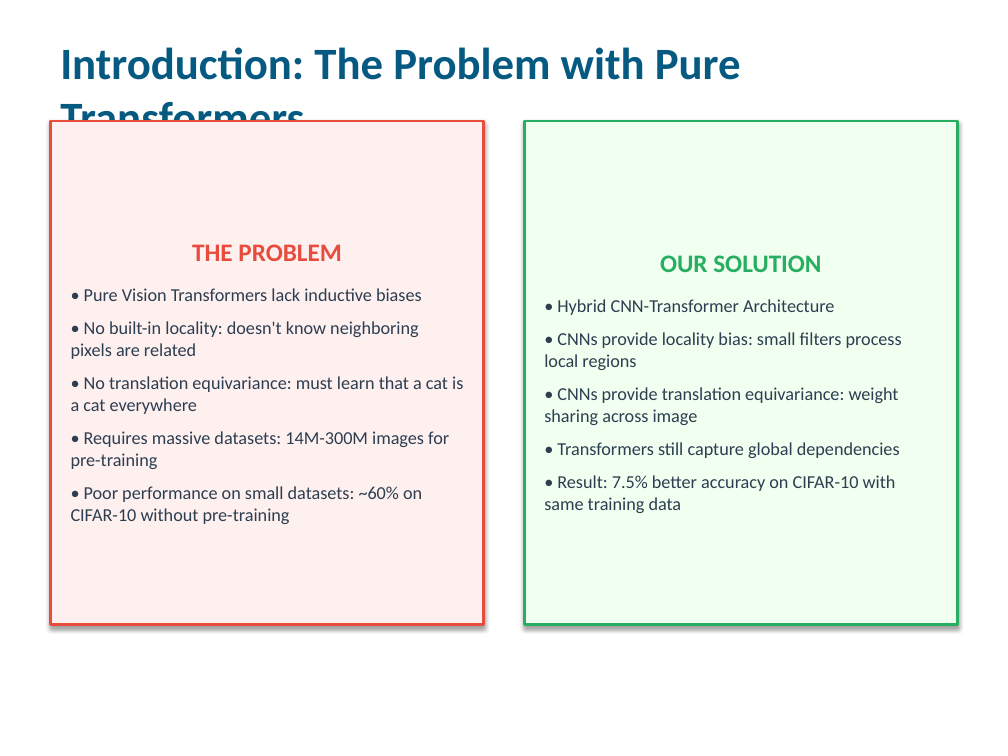
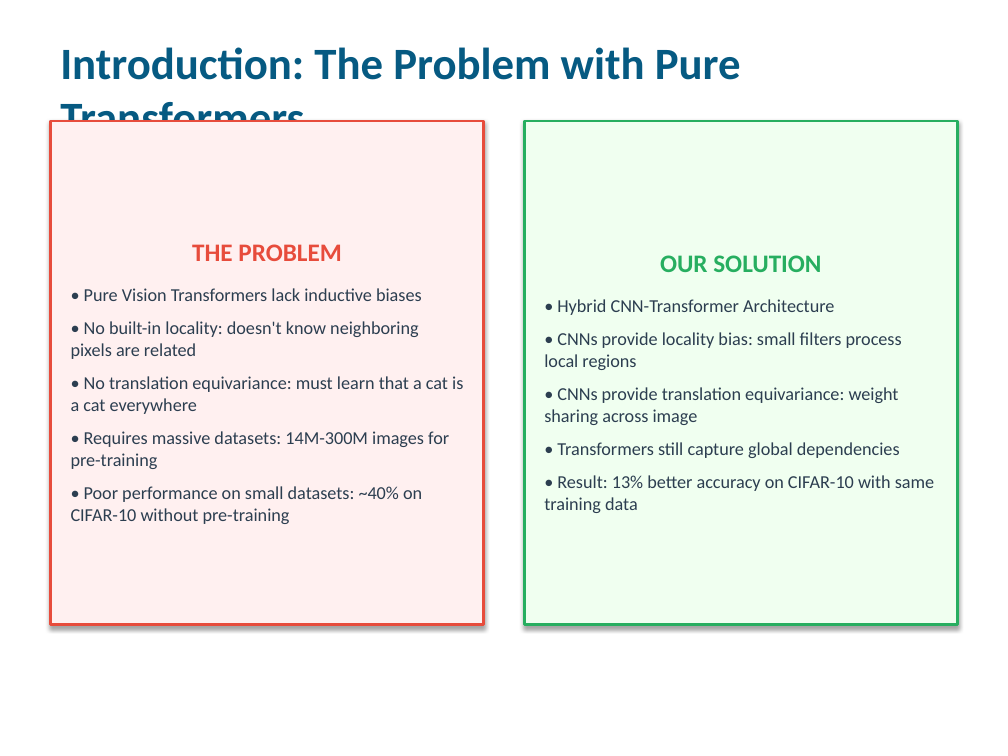
Before and after one commit to tejas615/Vision_Transformer, a slide deck: slide 2 of final_presentation.pptx. Drawn at 1008x756 pixels with LibreOffice and Linux fonts; fonts in the diff are those of the drawing. Boxes give left, top, right and bottom in pixels: in the first picture for what was removed or moved away, otherwise in the second. Text is boxed around its words. In the diff, an @@ line names an element or a change of style, - is before the commit and + after.

```diff
--- a/final_presentation.pptx
+++ b/final_presentation.pptx
@@ text in rectangle at <box>544,475,934,513</box>: text changed @@
-• Result: 7.5% better accuracy on CIFAR-10 with same training data
+• Result: 13% better accuracy on CIFAR-10 with same training data
@@ text in rectangle at <box>71,486,422,524</box>: text changed @@
-• Poor performance on small datasets: ~60% on CIFAR-10 without pre-training
+• Poor performance on small datasets: ~40% on CIFAR-10 without pre-training
```
Also in this commit, not shown: 1 other slide changed, 1 other file.
